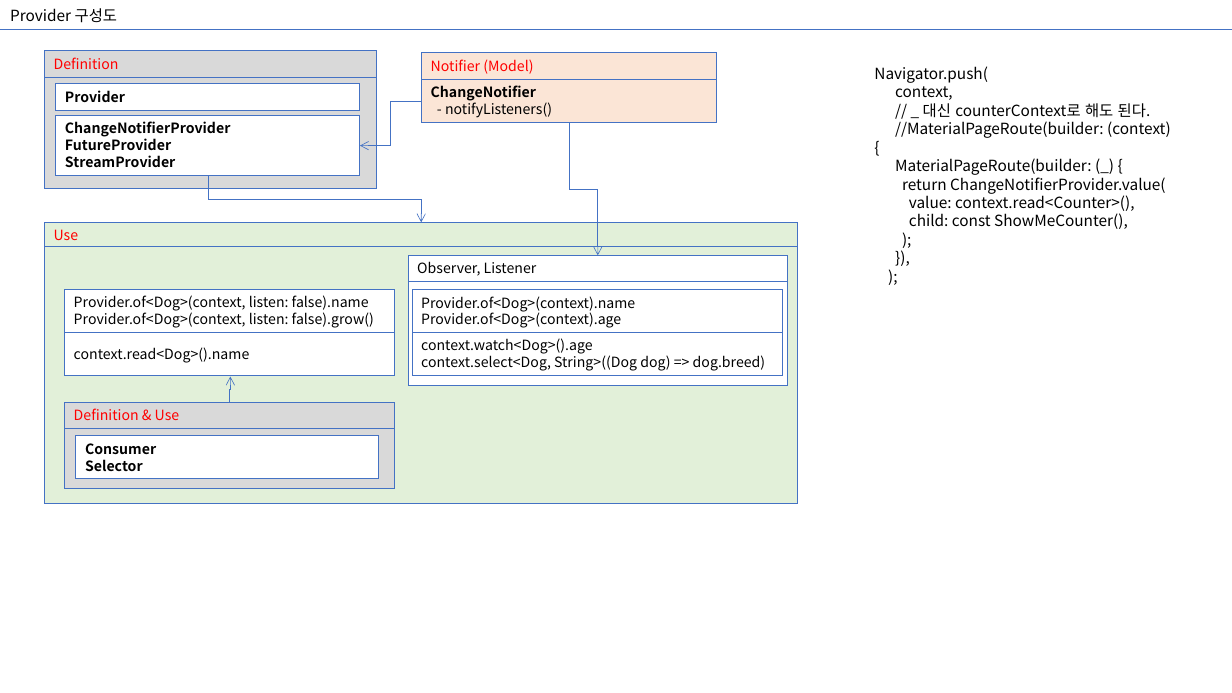
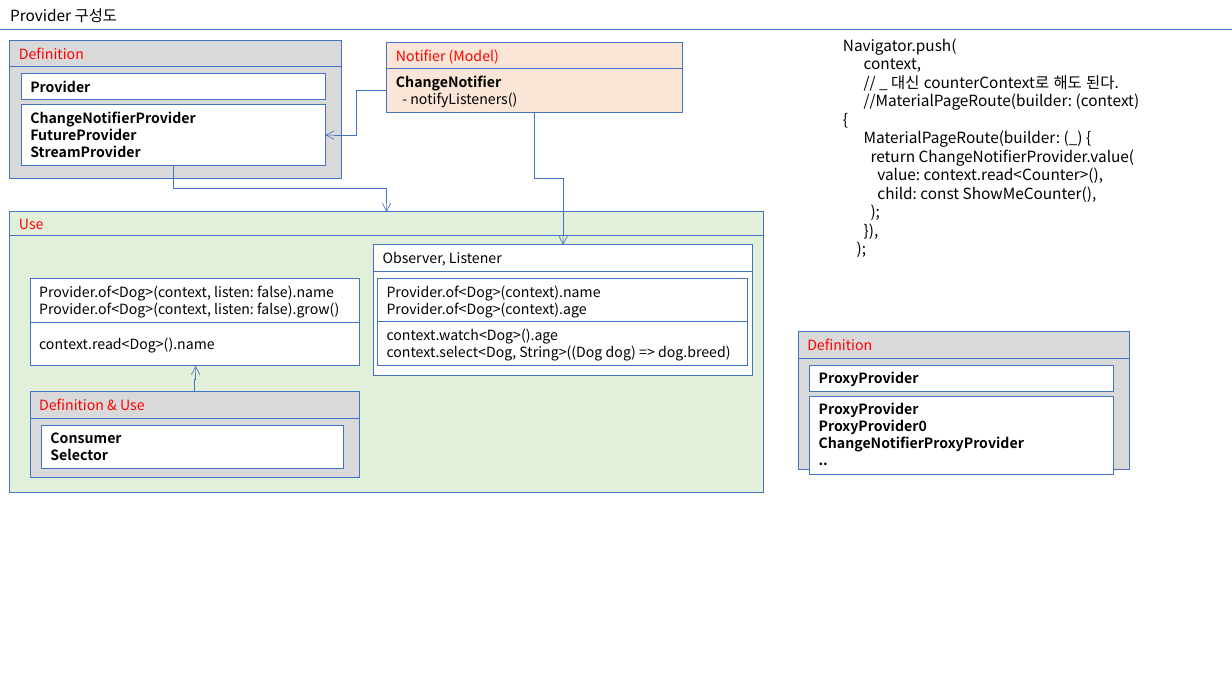
Before and after one commit to farmerkyh/flutter_pattern, a slide deck: slide 1 of README_Provider 통합.pptx. Drawn at 1232x693 pixels with LibreOffice and Linux fonts; fonts in the diff are those of the drawing. Boxes give left, top, right and bottom in pixels: in the first picture for what was removed or moved away, otherwise in the second. Text is boxed around its words. In the diff, an @@ line names an element or a change of style, - is before the commit and + after.

```diff
--- a/README_Provider 통합.pptx
+++ b/README_Provider 통합.pptx
@@ text "Navigator.push(": place and size @@
-text "Navigator.push(" at <box>874,66,1171,229</box>
+text "Navigator.push(" at <box>843,38,1140,202</box>
@@ 17 rectangles, 4 elbow arrows: place and size @@
-17 rectangles, 4 elbow arrows at <box>44,51,798,504</box>
+17 rectangles, 4 elbow arrows at <box>10,41,763,493</box>
@@ group added at <box>799,332,1130,474</box>: 4 rectangles @@
+ProxyProvider
+Definition
+ProxyProvider
+ProxyProvider0
+ChangeNotifierProxyProvider
+..
```
Also in this commit, not shown: 1 slide added, 23 other files.
